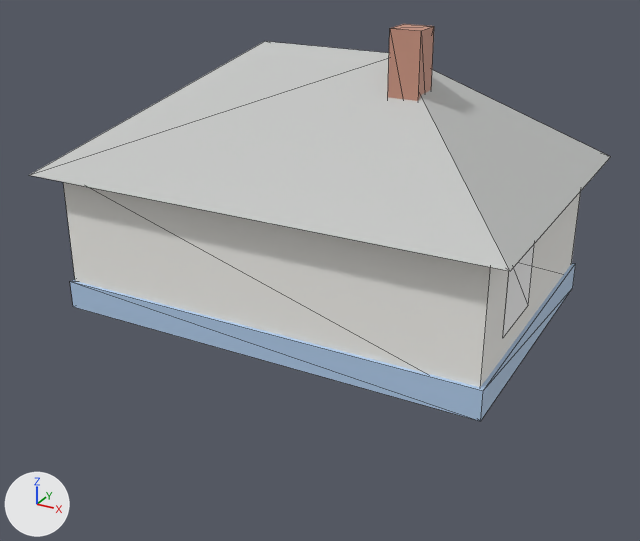
A saved change to the glTF model assets/buildings/khata.glb.
One viewpoint serves both versions: a 50 mm lens placed at (8.34, -15.56, 8.27), pointed at (-0.1, -0.21, 0.6). The lights are fixed; the arrows at lower left show +X, +Y and +Z. The older version comes first. Mesh edges are drawn as thin lines. Objects named as collision shapes, trigger or cutter boxes, shadow casters or lower levels of detail are left out. Vertices at exactly the same position are counted once.

Objects in the first picture: 'khata'.
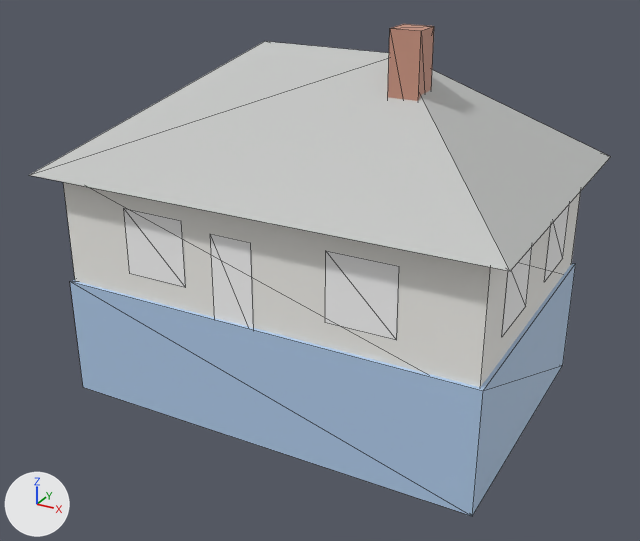
The change in detail:
me_khata is used by ob_khata; location (0.0, 0.0, 0.0).
Verts and faces of me_khata; kept vertices keep their numbers, new ones are numbered from 80.
Before the commit, vertices of me_khata: 0 (-4.57, -3.08, -0.1) at pixel (73, 306), 2 (-4.57, 3.08, -0.1), 4 (4.57, -3.08, -0.1) at pixel (480, 421), 6 (4.57, 3.08, -0.1) at pixel (572, 287).
me_khata had 80 vertices, 96 faces and spanned x -4.95..4.95, y -3.45..4.45, z -0.1..5.9.
me_khata now has 100 vertices, 106 faces and spans x -4.95..4.95, y -3.45..4.45, z -2.1..5.9.
me_khata part 1: the loose piece of 4 vertices spanning x 4.51, y -1.95..-0.45, z 0.95..2.45 is rebuilt with 4 vertices and now spans x 4.51, y -2.02..-0.62, z 1.0..2.4.
Part 2, on me_khata:
Vertices 0, 2, 4, 6 move by (0.0, 0.0, -2.0).
New vertex 80 is at (-1.55, -3.01, 1.0), pixel (185, 287).
New vertex 81 is at (-2.95, -3.01, 1.0), pixel (129, 273).
New vertex 82 is at (2.95, -3.01, 1.0), pixel (396, 340).
New vertex 83 is at (1.55, -3.01, 1.0), pixel (325, 322).
New vertex 84 is at (4.51, 2.02, 1.0), pixel (562, 258).
New vertex 85 is at (4.51, 0.62, 1.0), pixel (544, 282).
New vertex 86 is at (-4.51, 0.62, 1.0).
New vertex 87 is at (-4.51, 2.02, 1.0).
New vertices 88 to 95 stand at vertices 80 to 87, in that order, plus (0.0, 0.0, 1.4).
New vertex 96 is at (0.0, -3.01, 0.25).
New vertex 97 is at (-0.9, -3.01, 0.25).
New vertex 98 is at (-0.9, -3.01, 2.25), pixel (210, 233).
New vertex 99 is at (0.0, -3.01, 2.25), pixel (250, 242).
New faces: (80, 81, 89), (80, 89, 88), (82, 83, 91), (82, 91, 90), (84, 85, 93), (84, 93, 92) (mat_window_khata (white #ffffff)).
New faces: (86, 87, 95), (86, 95, 94) (mat_window_khata (white #ffffff)).
New faces: (96, 97, 98), (96, 98, 99) (mat_door_wood (white #ffffff)).
Other edits to the shape of me_khata do not show in these pictures.

Changed parts and their boxes (x1, y1, x2, y2) in the pictures (640 x 541 px):
'khata', reshaped (24% taller): before (30, 24, 610, 421); after (30, 24, 610, 516)
part 1 of me_khata, rebuilt (6% narrower): before (503, 244, 535, 337); after (502, 247, 532, 336)
part 2 of me_khata, built on: after (124, 205, 569, 340)
